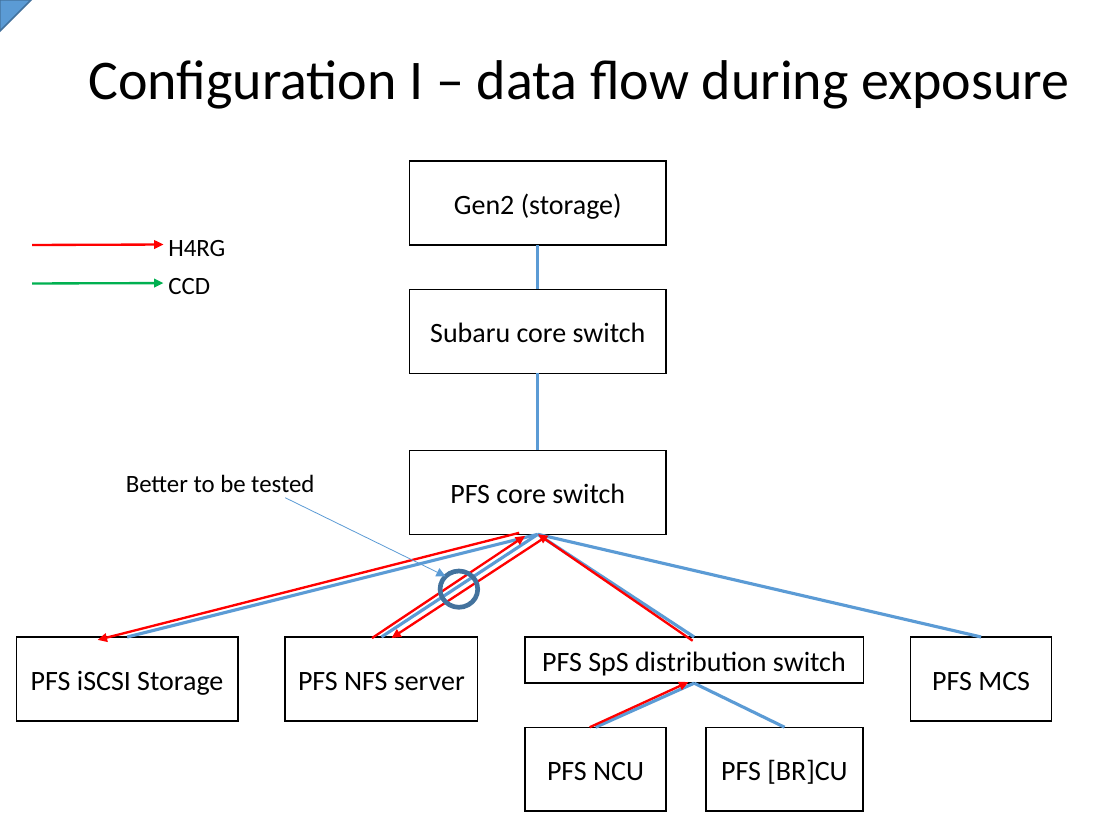
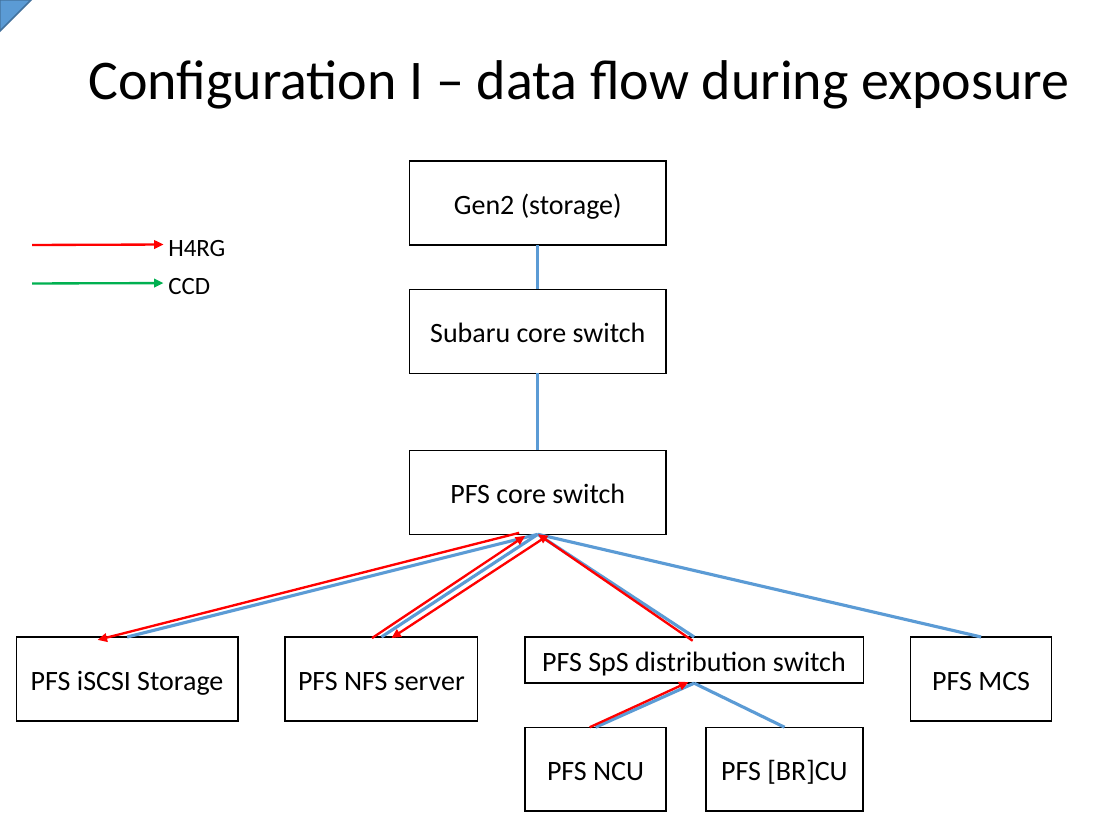
Before and after one commit to Subaru-PFS/ics_doc, a slide deck: slide 46 of SSN-00029.pptx (slide 44 before the commit). Drawn at 1120x840 pixels with LibreOffice and Linux fonts; fonts in the diff are those of the drawing. Boxes give left, top, right and bottom in pixels: in the first picture for what was removed or moved away, otherwise in the second. Text is boxed around its words. In the diff, an @@ line names an element or a change of style, - is before the commit and + after.

Commit message:
* Added toc for subitems in review section * Added draft contents to VM part * Added stream load diagram for storage flow

```diff
--- a/SSN-00029.pptx
+++ b/SSN-00029.pptx
@@ text removed at (x1=126, y1=474, x2=314, y2=498) @@
-Better to be tested
@@ arrow removed from (286, 497) to (446, 577) @@
@@ ellipse removed at (x1=440, y1=571, x2=478, y2=607) @@
```
Also in this commit, not shown: 11 other slides changed, 12 slides added, 3 slides removed.
